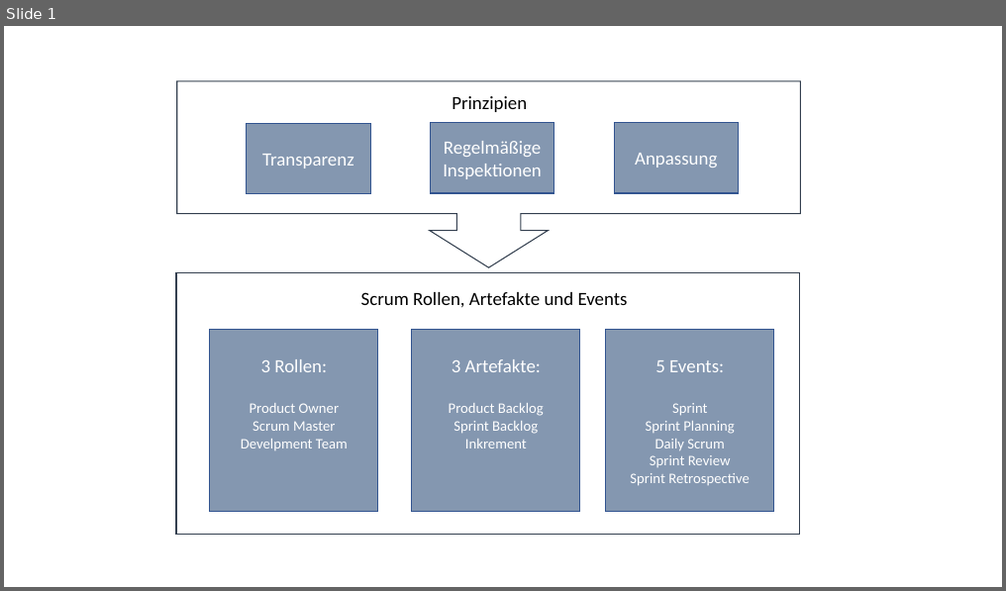
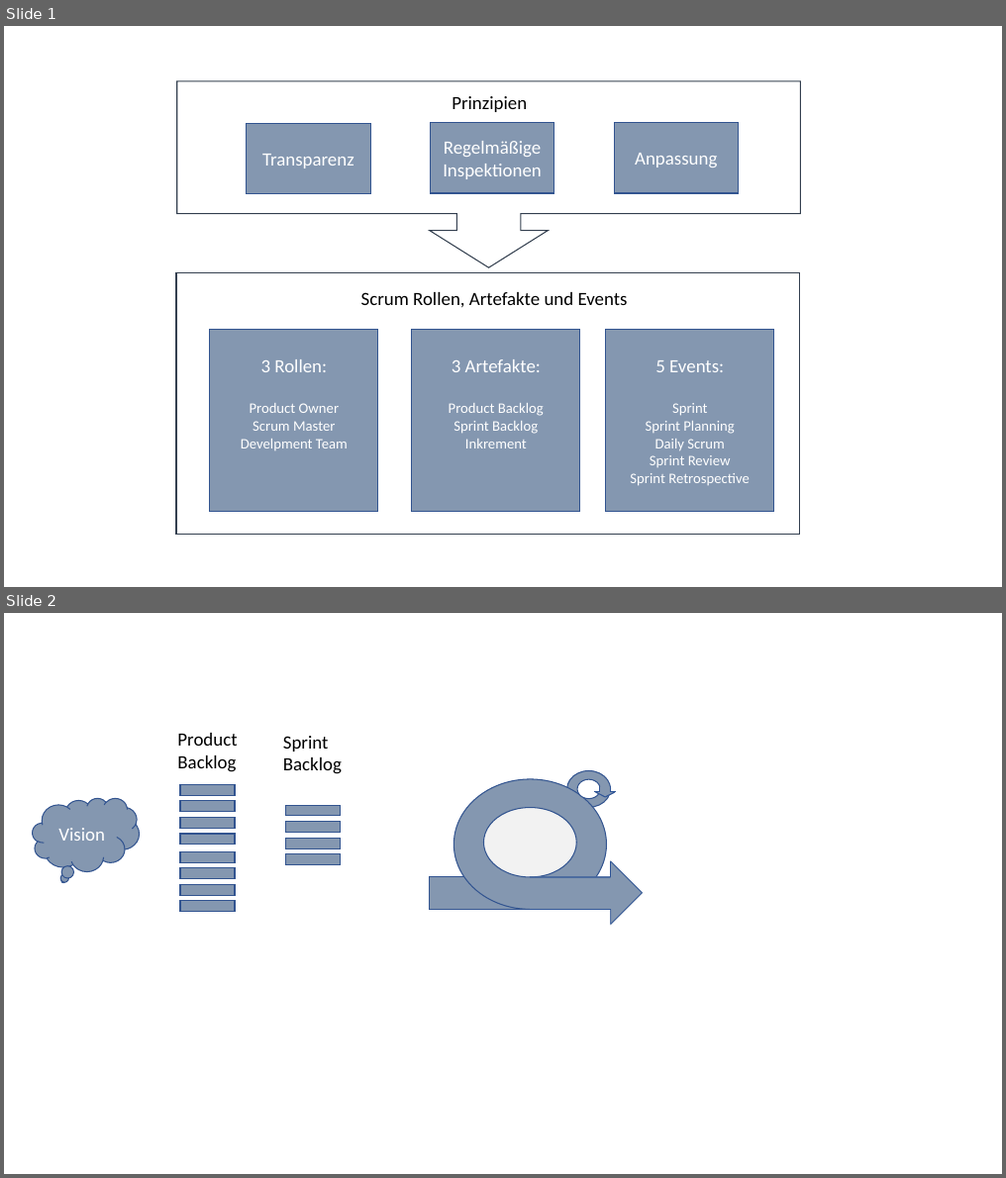
Before and after one commit to schmitzdominic/Masterarbeit, a slide deck: 02_Dokumente/Abbildungen.pptx. Shown one above the other, each under a label of ours: slide 1 before the commit, slides 1 and 2 after it. The pictures are 1006x591 and 1006x1178 pixels, drawn with LibreOffice and Linux fonts; fonts in the diff are those of the drawing. Boxes give left, top, right and bottom in pixels: in the first picture for what was removed or moved away, otherwise in the second. Text is boxed around its words. In the diff, an @@ line names an element or a change of style, - is before the commit and + after.

```diff
--- a/02_Dokumente/Abbildungen.pptx
+++ b/02_Dokumente/Abbildungen.pptx
@@ slide 2 added at <box>4,613,1002,1174</box>, background #FFFFFF @@
@@ text added at <box>177,733,237,772</box>, 18 pt, text #000000 @@
+Product
+Backlog
@@ text added at <box>283,736,342,774</box>, 18 pt, text #000000 @@
+Sprint
+Backlog
@@ ellipse added at <box>453,779,607,909</box>, fill #8497B0, outline #325491 1 pt @@
@@ ellipse added at <box>567,771,611,808</box>, fill #8497B0, outline #325491 1 pt @@
@@ ellipse added at <box>577,779,601,799</box>, fill #FFFFFF, outline #325491 1 pt @@
@@ down arrow added at <box>595,787,615,797</box>, fill #8497B0, outline #8497B0 1 pt @@
@@ line added from (600, 786) to (600, 791), #2F5597 1 pt @@
@@ line added from (611, 786) to (611, 791), #2F5597 1 pt @@
@@ thought cloud added at <box>33,799,140,872</box>, fill #8497B0, outline #325491 1 pt, 18 pt, text #FFFFFF @@
+Vision
@@ math equal added at <box>275,796,350,842</box>, fill #8497B0, outline #325491 1 pt @@
@@ ellipse added at <box>484,808,576,877</box>, fill #F2F2F2, outline #325491 1 pt @@
@@ line added from (594, 792) to (601, 792), #2F5597 1 pt @@
@@ line added from (605, 797) to (595, 792), #2F5597 1 pt @@
@@ line added from (615, 792) to (605, 797), #2F5597 1 pt @@
@@ line added from (610, 792) to (617, 792), #2F5597 1 pt @@
@@ math equal added at <box>275,829,350,874</box>, fill #8497B0, outline #325491 1 pt @@
@@ group added at <box>170,775,245,921</box>: 4 math equals @@
@@ rectangle added at <box>430,877,533,909</box>, fill #8497B0, outline #325491 1 pt @@
@@ line added from (530, 877) to (611, 877), #2F5597 1 pt @@
@@ right arrow added at <box>531,861,643,925</box>, fill #8497B0, outline #8497B0 1 pt @@
@@ line added from (611, 862) to (611, 877), #2F5597 0.75 pt @@
@@ line added from (611, 861) to (642, 893), #2F5597 0.75 pt @@
@@ line added from (530, 909) to (611, 909), #2F5597 1 pt @@
@@ line added from (611, 909) to (611, 925), #2F5597 0.75 pt @@
@@ line added from (611, 925) to (642, 893), #2F5597 0.75 pt @@
```
Also in this commit, not shown: 6 other files.
